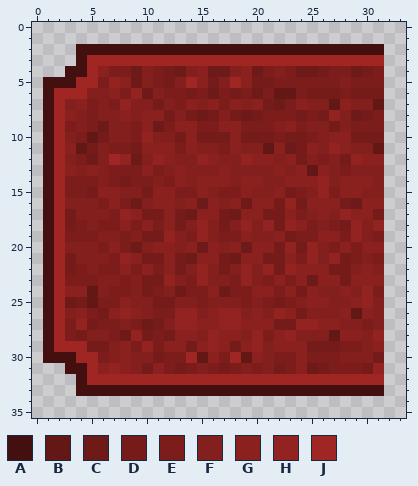
Two versions of one pixel-art sprite, pack-darker/stats/tile_half_left_selected.png. The picture above was drawn from the file before the commit.
The file is 34x36 pixels.
Palette (. is transparent): A #43100f  B #641816  C #6d1a18  D #751c1a  E #7c1d1b  F #831f1d  G #8a211e  H #932320  J #a02623
Pixels before, first column x 1:
 2 ...AAAAAAAAAAAAAAAAAAAAAAAAAAAA
 3 ...AJJJJJJJJJJJJJJJJJJJJJJJJJJJ
 4 ..AAJGEECFEDCFGCCFGCEFECCDEECDE
 5 AAAJJEHGCFEDFJGDFJGDDEEEEEEFEEE
 6 AJJJFFGEHCFEEDECEDECEBBEDDDEDDD
 7 AJFGEFEHFFDFEGFGEGFGDCEGFFBGFFB
 8 AJGFEFFGFGGDFDCDFDCDEEEDEDHFCDE
 9 AJEFECFFEGCEGGEEGGEEEFGEFFDFEEE
10 AJFEBDFFEHFFDGDDDGDDDEDDEFGGDDD
11 AJGBDFEEDGGGEGFFEGFFBGCDGFHGFFB
12 AJFECFJHCFHGFFHGFFHGGFGDFEFDHGG
13 AJGFGFEEEGEFGFFFGFFFFGFGBGFEFFF
14 AJEEEFEDEEFEGFGGGFGGFFGGGHFGGGF
15 AJEEDGGFFDGGEEGFEEGFFGDEFHEGGFF
16 AJFFFEGECFGGFGCGFGCGGDHDGGGDCGG
17 AJDFFFEHGDDGDCGGDCGGDDGEFGFHGGD
18 AJDEFEEGEGEGDFHFDFHFHDHGEFEDHFH
19 AJEEEFFEFDDHFEHFEEGFFGDEEGGEHFE
20 AJFFFEGECFGGFGCGFGCGGDHDHFEGEGG
21 AJDFFFEHGDDGDCGGDCGGDDGEHFHDEFE
22 AJDEFEEGEGEGDFHFDFHFHDHGGGDDFGF
23 AJEEEFFEFDDHFEHFFEHFEGEGCGGDGGG
24 AJGGBFEEFDEFCEEGCEEGGEGDGFFGFHE
25 AJCDBEEGFFDDFFEFFFEFEDEFGGFFGHF
26 AJFGEDGHGFEEHHFGHHFGFHGDFFFGBGF
27 AJEHDEEFECDFHHGGHHGGGDDHHGGFFEF
28 AJEDFFECHDEDGGFHGGFHEGHFFFBGGFH
29 AJJJDDFGEHEGGDGHGDGHFGGGDDDEEFG
30 AAAJJEFGFFDEEJBGEJBGFEEGEEEFFFD
31 ..AAJGHGFDGEDEFEDEFEFDEGCDEEEDH
32 ...AJJJJJJJJJJJJJJJJJJJJJJJJJJJ
33 ...AAAAAAAAAAAAAAAAAAAAAAAAAAAA
The result:
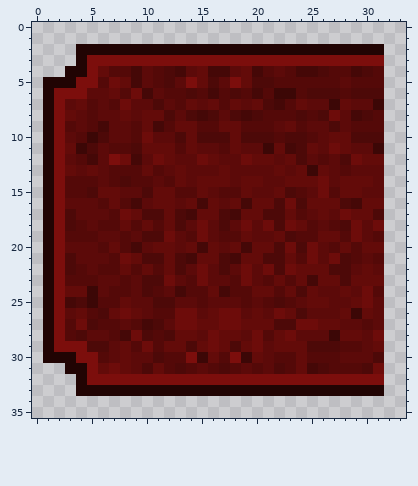
Change:
Colour A changes from #43100f to #210403.
Colour B changes from #641816 to #3c0706.
Colour C changes from #6d1a18 to #450807.
Colour D changes from #751c1a to #4d0908.
Colour E changes from #7c1d1b to #540908.
Colour F changes from #831f1d to #5c0a09.
Colour G changes from #8a211e to #630b09.
Colour H changes from #932320 to #6d0c0a.
Colour J changes from #a02623 to #7c0e0c.
Pixel boxes of the changes (left, top, right, bottom) in both pictures:
changed: (43, 44, 384, 396)
